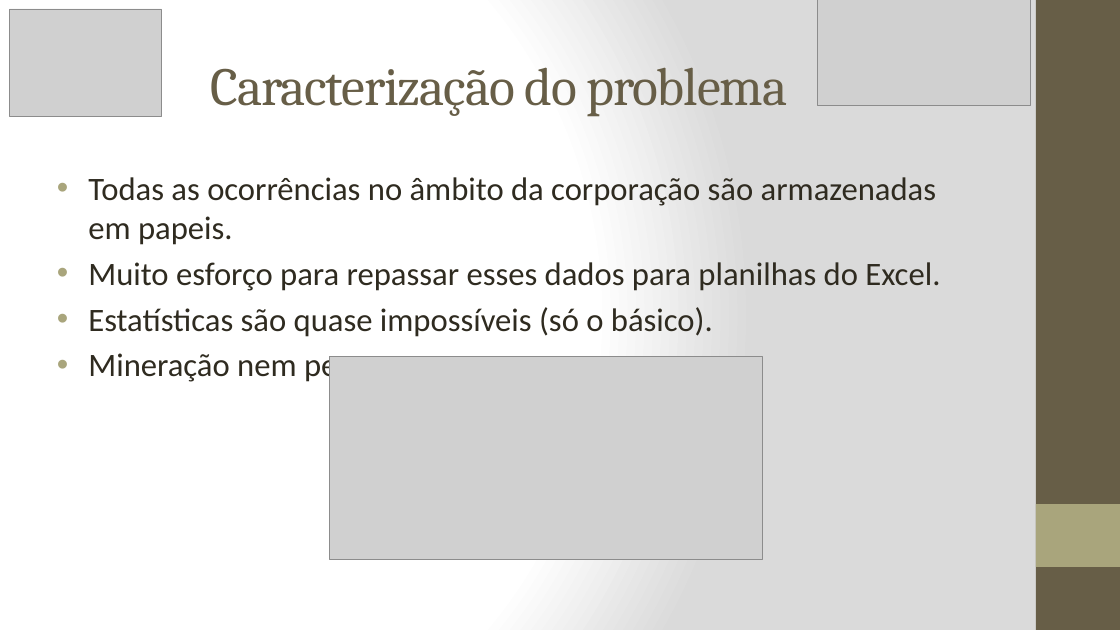
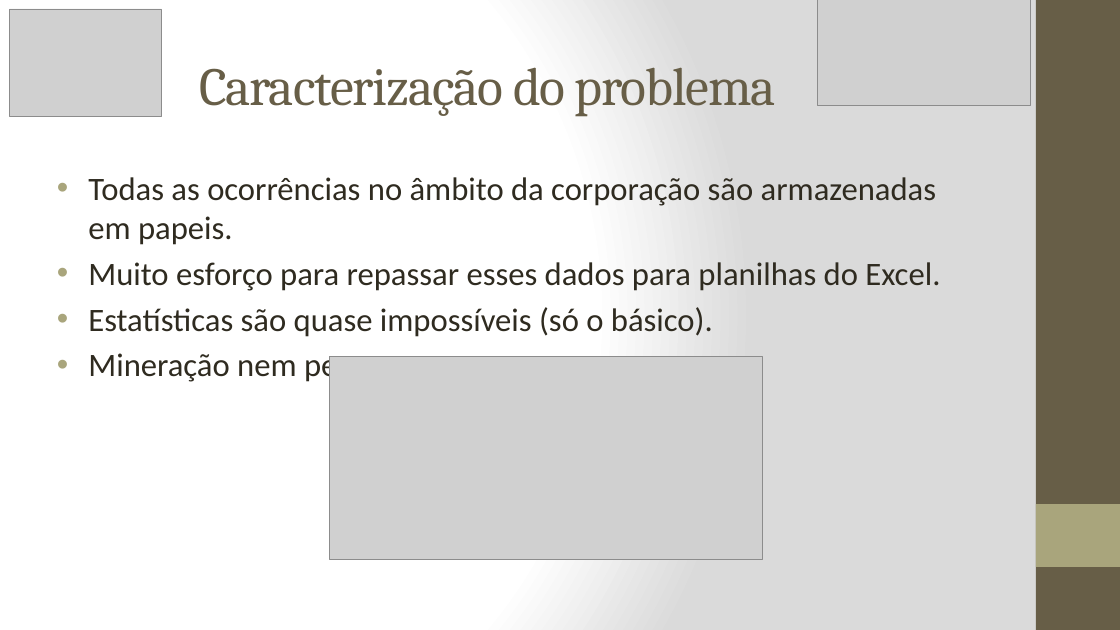
Before and after one commit to marlonscastro/estagiotcc, a slide deck: slide 4 of Apresentação_PPT.pptx (slide 2 before the commit). Drawn at 1120x630 pixels with LibreOffice and Linux fonts; fonts in the diff are those of the drawing; grey boxes stand for pictures. Boxes give left, top, right and bottom in pixels: in the first picture for what was removed or moved away, otherwise in the second. Text is boxed around its words. In the diff, an @@ line names an element or a change of style, - is before the commit and + after.

```diff
--- a/Apresentação_PPT.pptx
+++ b/Apresentação_PPT.pptx
@@ title "Caracterização do problema" moved from (x1=210, y1=67, x2=787, y2=116) to (x1=199, y1=67, x2=776, y2=116) @@
```
Also in this commit, not shown: 8 other slides changed, 9 slides added, 14 slides removed, 3 other files.
